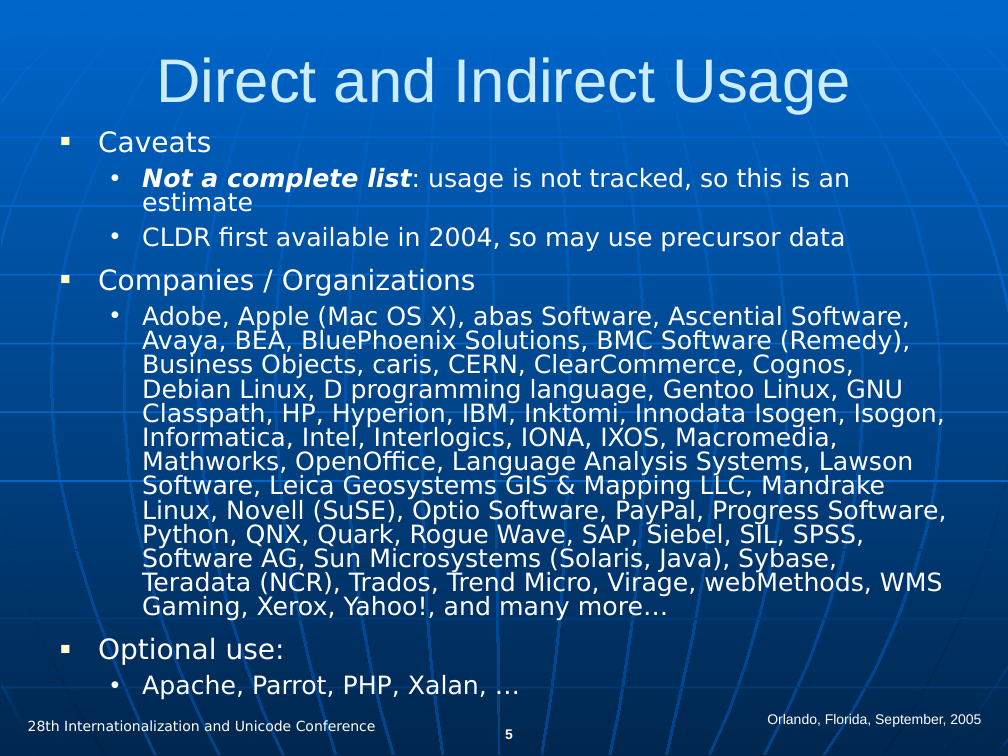
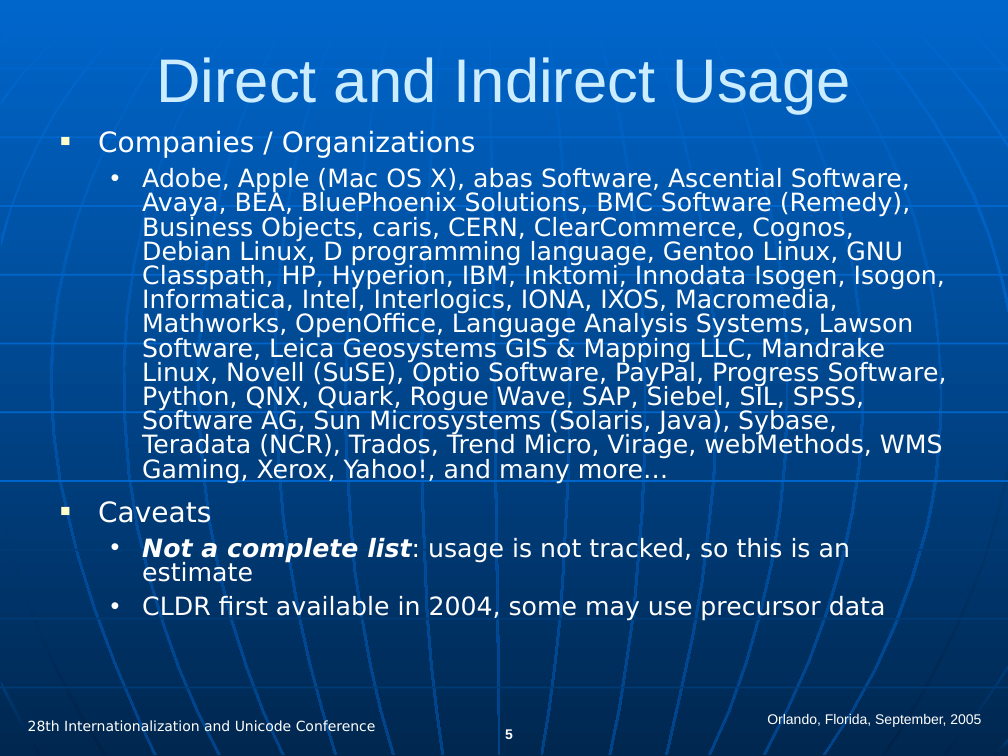
Before and after one commit to unicode-org/cldr, a slide deck: slide 5 of docs/presentations/cldr_overview.ppt. Drawn at 1008x756 pixels with LibreOffice and Linux fonts; fonts in the diff are those of the drawing. Boxes give left, top, right and bottom in pixels: in the first picture for what was removed or moved away, otherwise in the second. Text is boxed around its words. In the diff, an @@ line names an element or a change of style, - is before the commit and + after.

Commit message:
CLDR-0 presentation as presented at the IUC 28 conference
X-SVN-Rev: 1324

```diff
--- a/docs/presentations/cldr_overview.ppt
+++ b/docs/presentations/cldr_overview.ppt
@@ text at bbox=[98, 130, 947, 484]: paragraphs added @@
+■ Companies / Organizations
+  • Adobe, Apple (Mac OS X), abas Software, Ascential Software, Avaya, BEA, BluePhoenix Solutions, BMC Software (Remedy), Business Objects, caris, CERN, ClearCommerce, Cognos, Debian Linux, D programming language, Gentoo Linux, GNU Classpath, HP, Hyperion, IBM, Inktomi, Innodata Isogen, Isogon, Informatica, Intel, Interlogics, IONA, IXOS, Macromedia, Mathworks, OpenOffice, Language Analysis Systems, Lawson Software, Leica Geosystems GIS & Mapping LLC, Mandrake Linux, Novell (SuSE), Optio Software, PayPal, Progress Software, Python, QNX, Quark, Rogue Wave, SAP, Siebel, SIL, SPSS, Software AG, Sun Microsystems (Solaris, Java), Sybase, Teradata (NCR), Trados, Trend Micro, Virage, webMethods, WMS Gaming, Xerox, Yahoo!, and many more…
@@ text at bbox=[142, 594, 886, 621]: text changed @@
-  • CLDR first available in 2004, so may use precursor data
-■ Companies / Organizations
-  • Adobe, Apple (Mac OS X), abas Software, Ascential Software, Avaya, BEA, BluePhoenix Solutions, BMC Software (Remedy), Business Objects, caris, CERN, ClearCommerce, Cognos, Debian Linux, D programming language, Gentoo Linux, GNU Classpath, HP, Hyperion, IBM, Inktomi, Innodata Isogen, Isogon, Informatica, Intel, Interlogics, IONA, IXOS, Macromedia, Mathworks, OpenOffice, Language Analysis Systems, Lawson Software, Leica Geosystems GIS & Mapping LLC, Mandrake Linux, Novell (SuSE), Optio Software, PayPal, Progress Software, Python, QNX, Quark, Rogue Wave, SAP, Siebel, SIL, SPSS, Software AG, Sun Microsystems (Solaris, Java), Sybase, Teradata (NCR), Trados, Trend Micro, Virage, webMethods, WMS Gaming, Xerox, Yahoo!, and many more…
-■ Optional use:
-  • Apache, Parrot, PHP, Xalan, …
+  • CLDR first available in 2004, some may use precursor data
```
Also in this commit, not shown: 15 other slides changed, 2 slides added, 6 slides removed.
